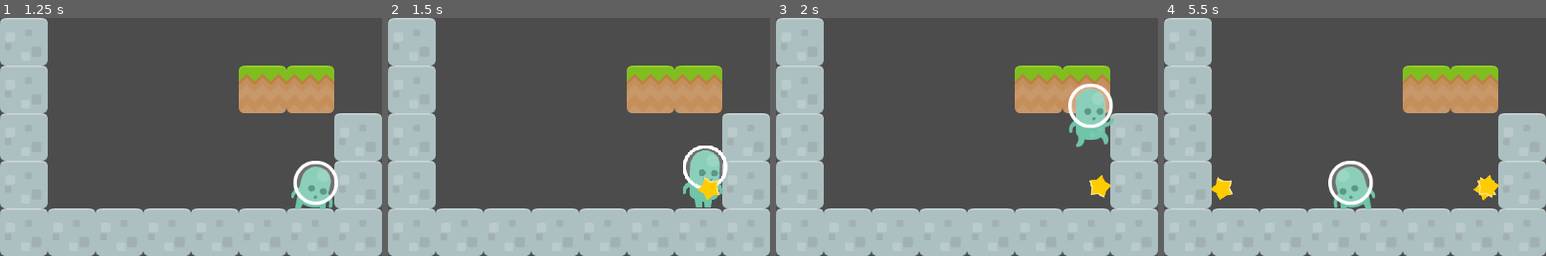
Above: before the commit, frames 1-4 (left to right).
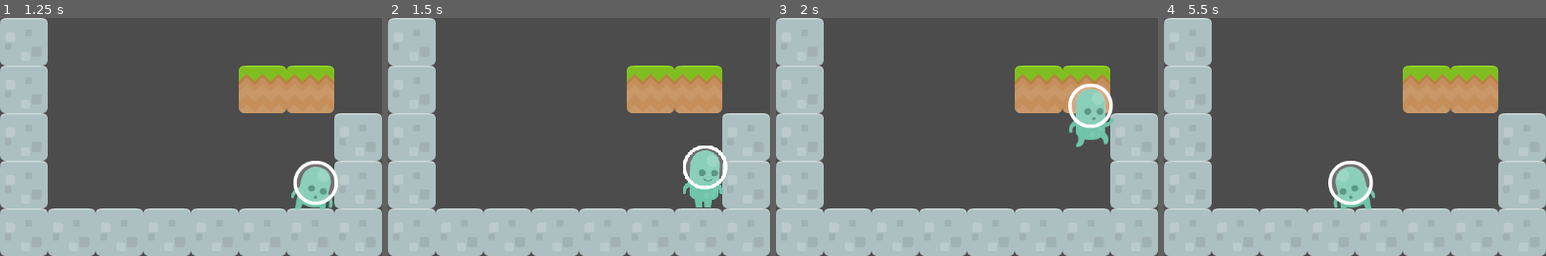
Above: after the commit, the same moments.

Repository: doctor-g/AltNaGaDeMon2021
Game: Godot game, scene res://World/Level.tscn
Two runs of this game, one before a commit and one after it. Both use one fixed random seed, a clock stepped at 60 frames per second and the inputs below.
Inputs:
- Up to frame 1 (1.25 s): hold D (move_right) from 0.53 s (still down); hold S (duck) from 0.53 s (still down); tap Z (jump) at 0.77 s
- Up to frame 2 (1.5 s): keep holding D (move_right); release S (duck) at 1.28 s; tap X (fire) at 1.35 s
- Up to frame 3 (2 s): keep holding D (move_right); tap Z (jump) at 1.52 s
- Up to frame 4 (5.5 s): release D (move_right) at 2.03 s; hold A (move_left) 2.03-2.78 s; hold S (duck) 2.03-2.78 s; hold D (move_right) 2.78-4.28 s; tap X (fire) at 2.85, 4.35 s; tap Z (jump) at 3.02, 3.77, 4.52 s; hold S (duck) 3.53-4.28 s; hold A (move_left) 4.28-5.03 s; hold D (move_right) from 5.03 s (still down); hold S (duck) from 5.03 s (still down)
The pictures show only the part of the screen within x 0-50%, y 50-100%; the shares and areas given below are measured in that part.

Frame 1 is identical in both runs. In frame 2, 0.3% of the frame differs, in the area x 81-87%, y 66-77%; in frame 3, 0.3%; in frame 4, 0.7%, in the area x 12-88%, y 66-77%.

Commit message:
Free projectiles that hit a wall

Diff:
--- a/project/Player/Orb/Orb.gd
+++ b/project/Player/Orb/Orb.gd
@@ -24,7 +24,6 @@
 		if collision and collision.collider.is_in_group("players"):
 			_kicked = true
 			collision_mask = 0x1
-			print(str(get_collision_mask_bit(1)))
 			_velocity.x = speed
 			if collision.position.x > global_position.x:
 				_moving_right = false
--- a/project/Player/Projectile/Projectile.gd
+++ b/project/Player/Projectile/Projectile.gd
@@ -6,15 +6,21 @@
 
 var direction := Vector2.ZERO
 
-func _physics_process(delta):
-	var collision := move_and_collide(direction * speed * delta)
-	if collision and collision.collider.is_in_group("enemies"):
-		var enemy : KinematicBody2D = collision.collider
-		var orb : KinematicBody2D = _Orb.instance()
-		orb.set_as_toplevel(true)
-		orb.global_position = collision.position
-		get_parent().add_child(orb)
-		orb.capture(enemy)
+func _physics_process(_delta):
+	# warning-ignore:return_value_discarded
+	move_and_slide(direction * speed, Vector2.UP)
+	for i in range(0,get_slide_count()):
+			var collision := get_slide_collision(i)
+			if collision.collider.is_in_group("enemies"):
+				var enemy : KinematicBody2D = collision.collider
+				var orb : KinematicBody2D = _Orb.instance()
+				orb.set_as_toplevel(true)
+				orb.global_position = collision.position
+				get_parent().add_child(orb)
+				orb.capture(enemy)
+				queue_free()
+
+	if is_on_wall():
 		queue_free()
 
 
